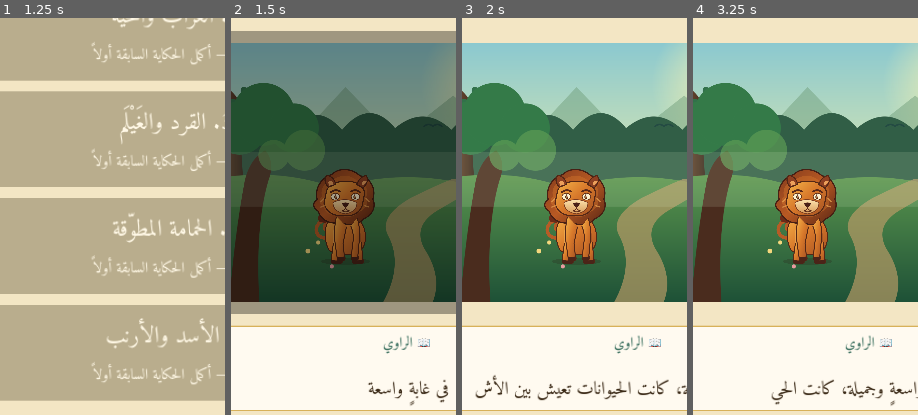
Above: before the commit, frames 1-4 (left to right).
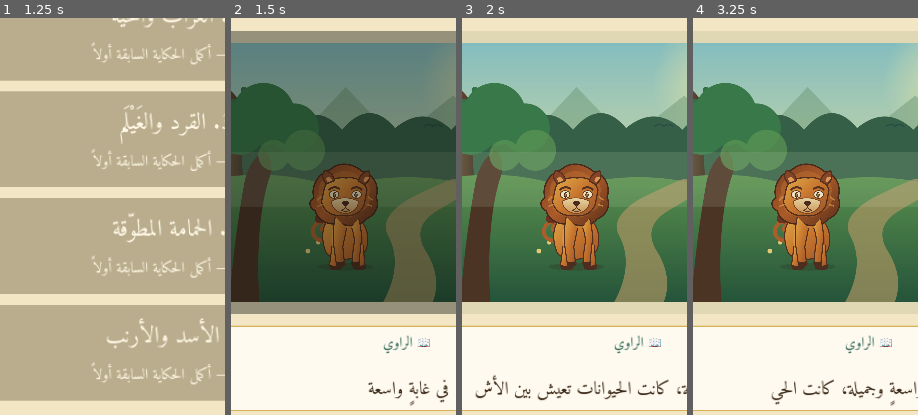
Above: after the commit, the same moments.

Repository: bdssmdkacem-dot/Kalila-Dimna
Game: Godot game, scene res://scenes/main_menu.tscn
Same seed, same stepped clock (60 frames per second), same inputs: the game is played once before the commit and once after it.
Inputs (mouse positions are % of the whole screen's width and height, from its top left):
- Up to frame 1 (1.25 s): click "ابدأ الحكايات" at 0.5 s
- Up to frame 2 (1.5 s): click (50, 19) at 1.25 s
- Up to frame 3 (2 s): no input
- Up to frame 4 (3.25 s): click "رجوع" at 2 s; click (50, 19) at 2.75 s
The pictures show only the part of the screen within x 11-61%, y 31-81%; the shares and areas given below are measured in that part.

Frame 1 is identical in both runs. In frame 2, 3.0% of the frame differs, in the area x 34-66%, y 36-64%; in frame 3, 3.2%; in frame 4, 3.2%.

Commit message:
feat(2d): add cinematic stage lighting and stronger character scale

Diff:
--- a/ui/animal_stage_2d.gd
+++ b/ui/animal_stage_2d.gd
@@ -28,6 +28,8 @@
 var actor_targets := {}
 var actor_base_scales := {}
 var transition_fade: ColorRect
+var scene_glow: ColorRect
+var vignette: ColorRect
 
 const LION_TEX := preload("res://assets/images/characters/lion_2d.svg")
 const BULL_TEX := preload("res://assets/images/characters/bull_2d.svg")
@@ -71,6 +73,29 @@
 	transition_fade.color = Color(0, 0, 0, 0)
 	transition_fade.mouse_filter = Control.MOUSE_FILTER_IGNORE
 	add_child(transition_fade)
+	_build_visual_overlays()
+
+func _build_visual_overlays() -> void:
+	# Subtle cinematic overlays keep the stage feeling like a composed illustration,
+	# while the actual story assets remain untouched.
+	scene_glow = ColorRect.new()
+	scene_glow.name = "SceneGlow"
+	scene_glow.set_anchors_and_offsets_preset(Control.PRESET_FULL_RECT)
+	scene_glow.color = Color(1.0, 0.90, 0.62, 0.055)
+	scene_glow.mouse_filter = Control.MOUSE_FILTER_IGNORE
+	add_child(scene_glow)
+
+	vignette = ColorRect.new()
+	vignette.name = "Vignette"
+	vignette.set_anchors_and_offsets_preset(Control.PRESET_FULL_RECT)
+	vignette.color = Color(0.05, 0.10, 0.08, 0.075)
+	vignette.mouse_filter = Control.MOUSE_FILTER_IGNORE
+	add_child(vignette)
+
+	# Keep overlays behind the transition layer but above the illustrated world.
+	move_child(scene_glow, get_child_count() - 2)
+	move_child(vignette, get_child_count() - 2)
+
 
 func _rescale_to_control() -> void:
 	if world == null:
@@ -125,11 +150,12 @@
 		return
 
 	var place := String(scene_data.get("place", _place_for_segment(segment_index)))
+	_update_scene_mood(place)
 	forest_background.visible = place == "forest"
 	background.visible = place != "forest"
 
-	lion = _add_actor("lion", Vector2(380, 495), 300.0)
-	bull = _add_actor("bull", Vector2(820, 500), 285.0)
+	lion = _add_actor("lion", Vector2(380, 495), 335.0)
+	bull = _add_actor("bull", Vector2(820, 500), 320.0)
 
 	_apply_visibility_and_blocking(segment_index)
 	_configure_shot(shot)
@@ -137,6 +163,17 @@
 	if transition_fade:
 		var fade_tween := create_tween()
 		fade_tween.tween_property(transition_fade, "color:a", 0.0, 0.28)
+
+func _update_scene_mood(place: String) -> void:
+	if scene_glow == null or vignette == null:
+		return
+	if place == "forest":
+		scene_glow.color = Color(0.88, 0.95, 0.72, 0.045)
+		vignette.color = Color(0.04, 0.12, 0.08, 0.085)
+	else:
+		scene_glow.color = Color(0.75, 0.92, 1.0, 0.055)
+		vignette.color = Color(0.04, 0.10, 0.12, 0.065)
+
 
 func set_speaker(actor_id: String) -> void:
 	speaking_actor = actor_id
